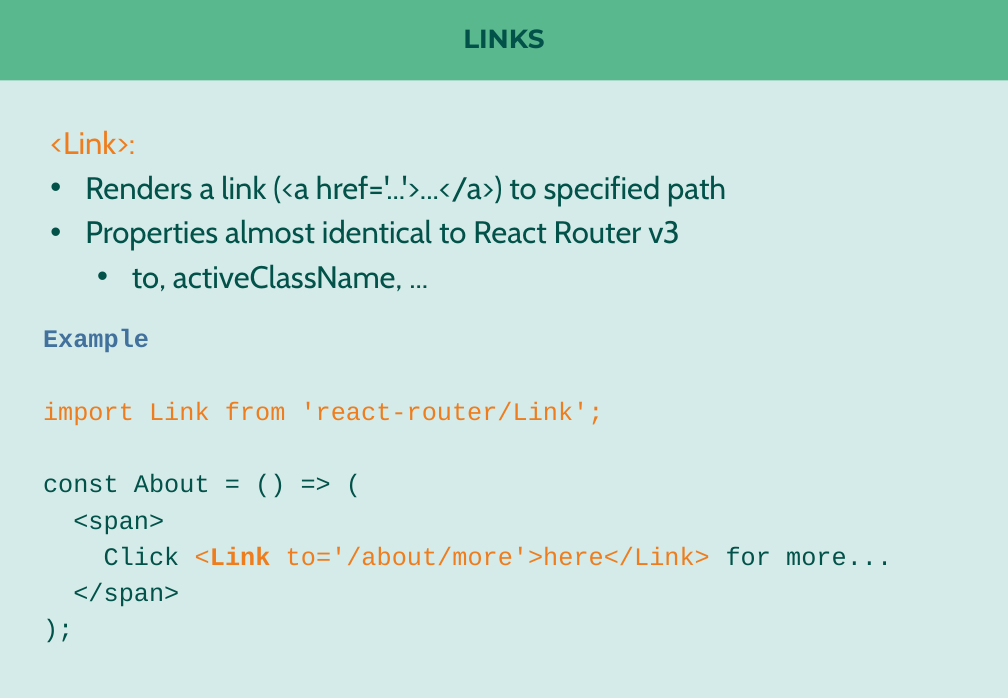
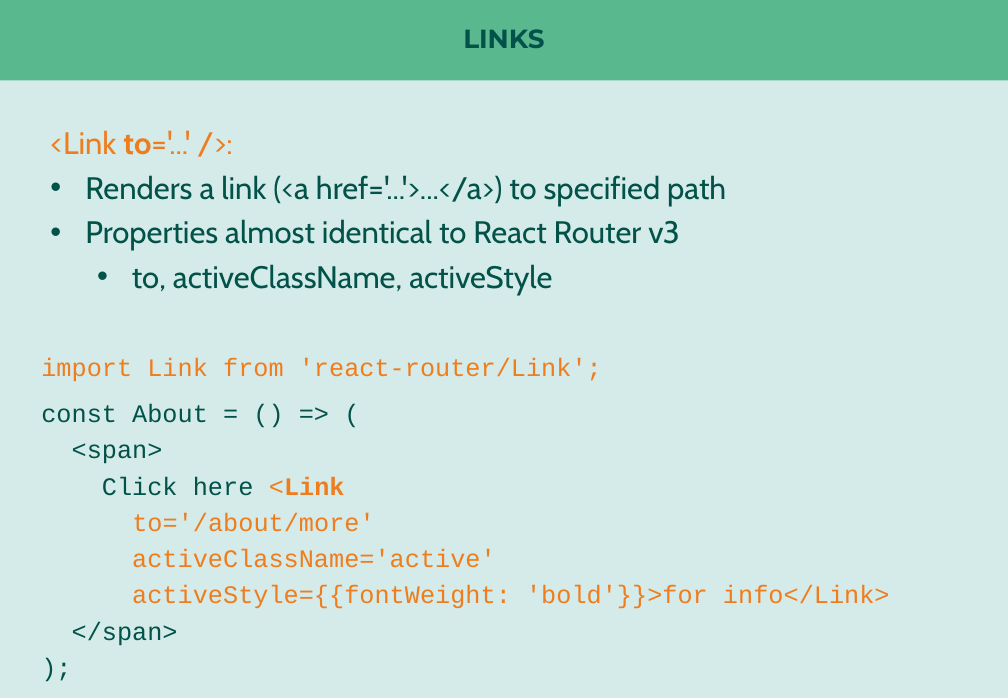
Before and after one commit to nilshartmann/react-rr4-example, a slide deck: slide 24 of react-router-meetup.pptx (slide 20 before the commit). Drawn at 1008x698 pixels with LibreOffice and Linux fonts; fonts in the diff are those of the drawing. Boxes give left, top, right and bottom in pixels: in the first picture for what was removed or moved away, otherwise in the second. Text is boxed around its words. In the diff, an @@ line names an element or a change of style, - is before the commit and + after.

Commit message:
New slides

```diff
--- a/react-router-meetup.pptx
+++ b/react-router-meetup.pptx
@@ text at bbox=[50, 130, 190, 155]: text changed @@
-<Link>:
+<Link to='...' />:
@@ text at bbox=[132, 264, 552, 296]: text changed @@
-  • to, activeClassName, ...
+  • to, activeClassName, activeStyle
@@ text at bbox=[43, 329, 149, 352]: paragraph removed @@
-Example
@@ text "import Link from 'react-router/Link';": place and size @@
-text "import Link from 'react-router/Link';" at bbox=[43, 329, 892, 607]
+text "import Link from 'react-router/Link';" at bbox=[41, 358, 890, 646]
@@ text at bbox=[102, 476, 890, 609]: text changed @@
-Click <Link to='/about/more'>here</Link> for more...
+Click here <Link
+to='/about/more'
+activeClassName='active'
+activeStyle={{fontWeight: 'bold'}}>for info</Link>
```
Also in this commit, not shown: 5 other slides changed, 7 slides added, 1 slide removed.
